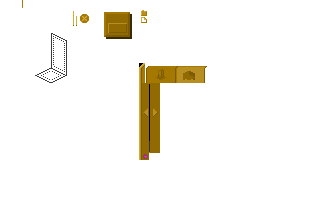
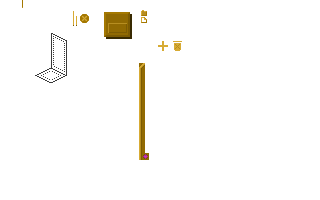
Layer changes from the first 320x200 image to the second:
added layer "ie_icon_add" above "ie_icon_trash" over bbox(158, 41, 168, 51)
added layer "ie_icon_trash" above "fb_folder" over bbox(173, 41, 182, 51)
moved "ie_tab_button[]" into group "tabs" over bbox(155, 69, 195, 80)
moved "ie_tab_button_pressed" into group "tabs" over bbox(175, 66, 207, 83)
moved "ie_tab_button_bgr" into group "tabs" over bbox(146, 66, 178, 83)
moved "ie_tabs_left" into group "tabs", painted on it over bbox(139, 63, 144, 83)
moved "ie_tabs_bgr" into group "tabs" over bbox(144, 66, 145, 83)
moved "ie_items_left" into group "tabs" over bbox(143, 83, 149, 153)
moved "ie_items_bgr" into group "tabs" over bbox(149, 83, 150, 153)
moved "ie_items_right" into group "tabs" over bbox(150, 83, 160, 153)
added group "select" with 2 layers in group "bottom" over bbox(139, 63, 145, 114)
added layer "ie_select_left" in group "select" over bbox(139, 63, 144, 113)
added layer "ie_select_bgr" in group "select" over bbox(144, 66, 145, 114)
